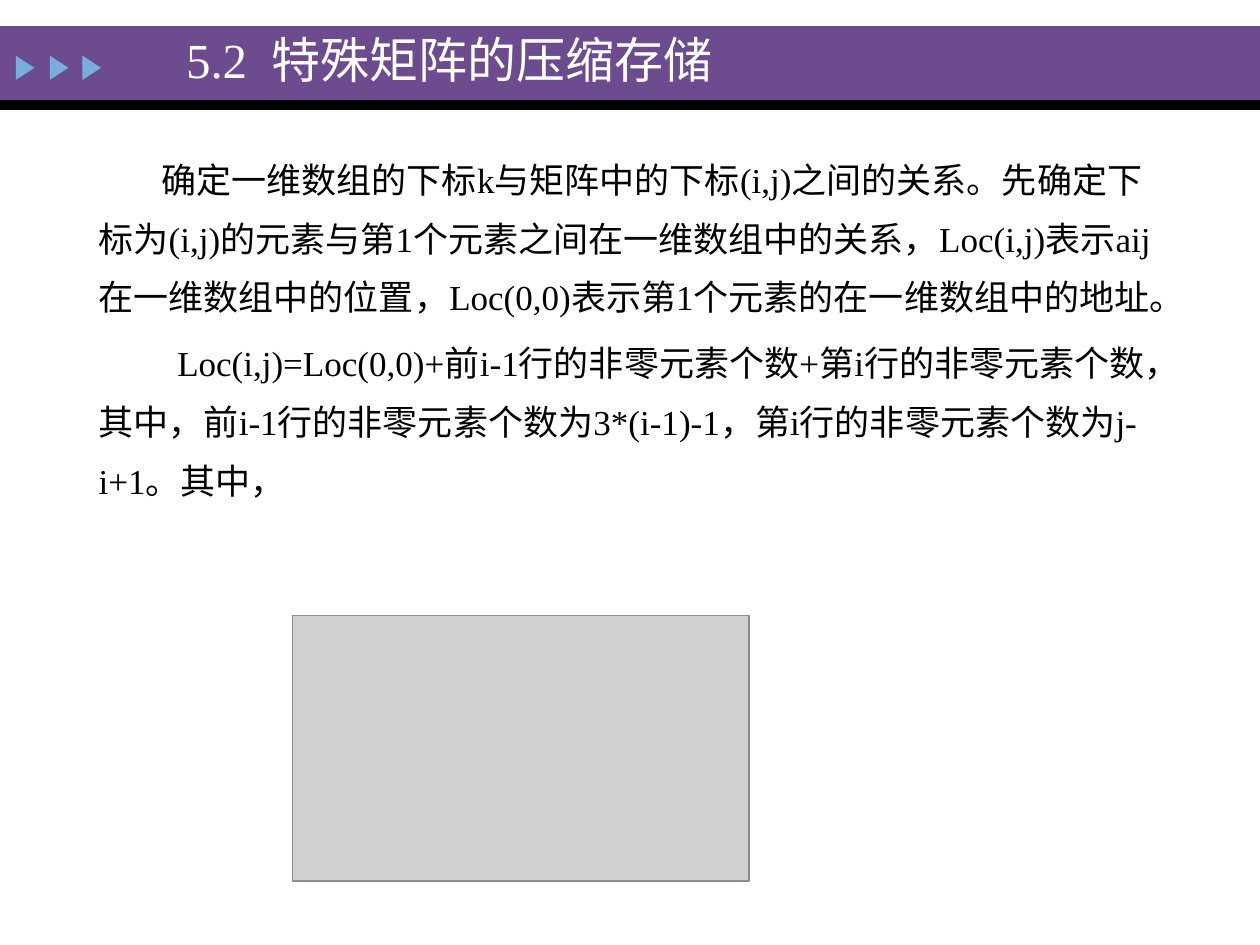
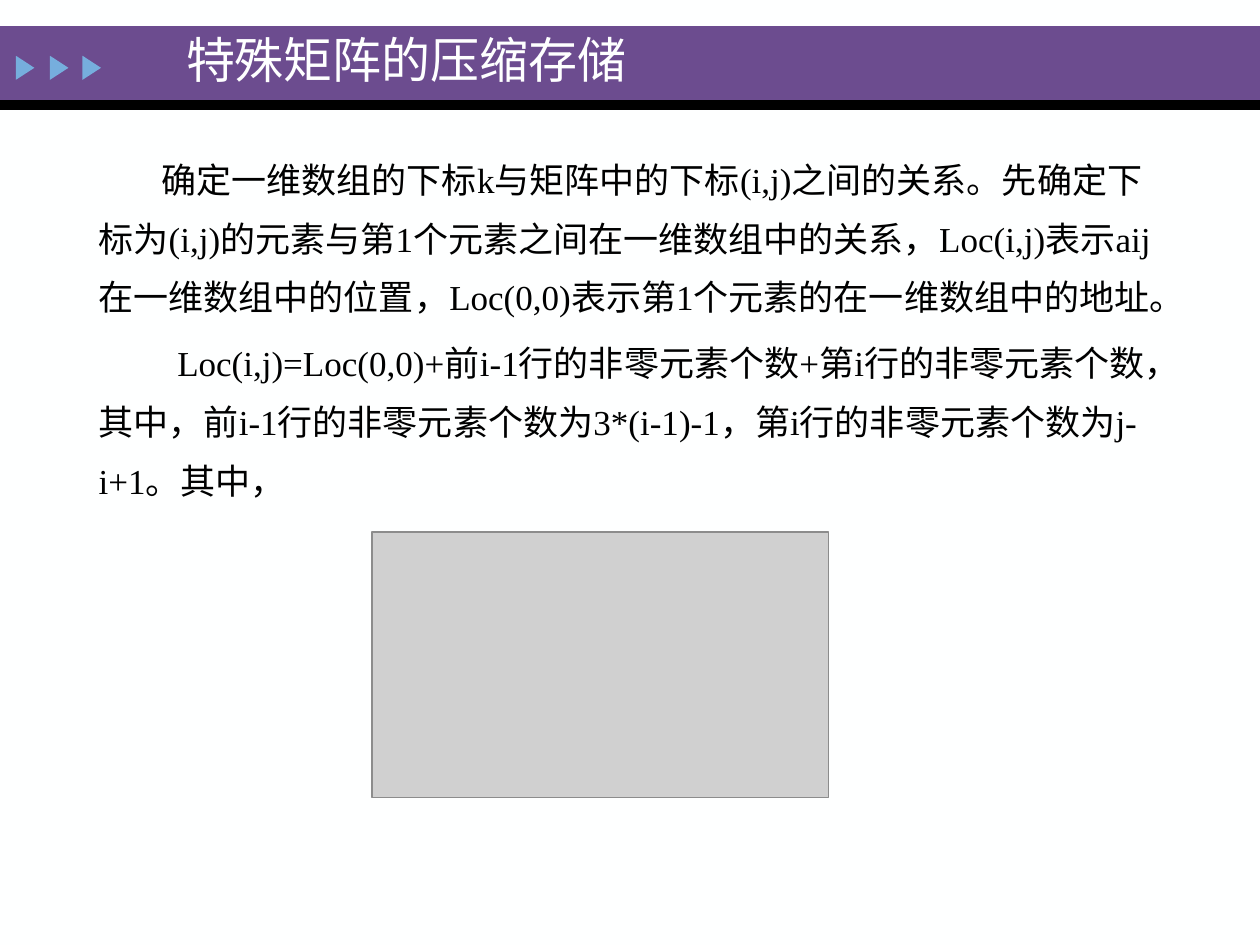
Before and after one commit to zeemeil/zeemeil.github.io, a slide deck: slide 123 of files/2025_1_DS/0319_DS_StringArrayGList.pptx. Drawn at 1260x945 pixels with LibreOffice and Linux fonts; fonts in the diff are those of the drawing; grey boxes stand for pictures. Boxes give left, top, right and bottom in pixels: in the first picture for what was removed or moved away, otherwise in the second. Text is boxed around its words. In the diff, an @@ line names an element or a change of style, - is before the commit and + after.

```diff
--- a/files/2025_1_DS/0319_DS_StringArrayGList.pptx
+++ b/files/2025_1_DS/0319_DS_StringArrayGList.pptx
@@ title at bbox=[186, 37, 626, 82]: text changed @@
-5.2 特殊矩阵的压缩存储
+特殊矩阵的压缩存储
@@ picture: place and size @@
-picture at bbox=[292, 615, 748, 881]
+picture at bbox=[372, 532, 828, 798]
```
Also in this commit, not shown: 6 other slides changed, 10 other files.
